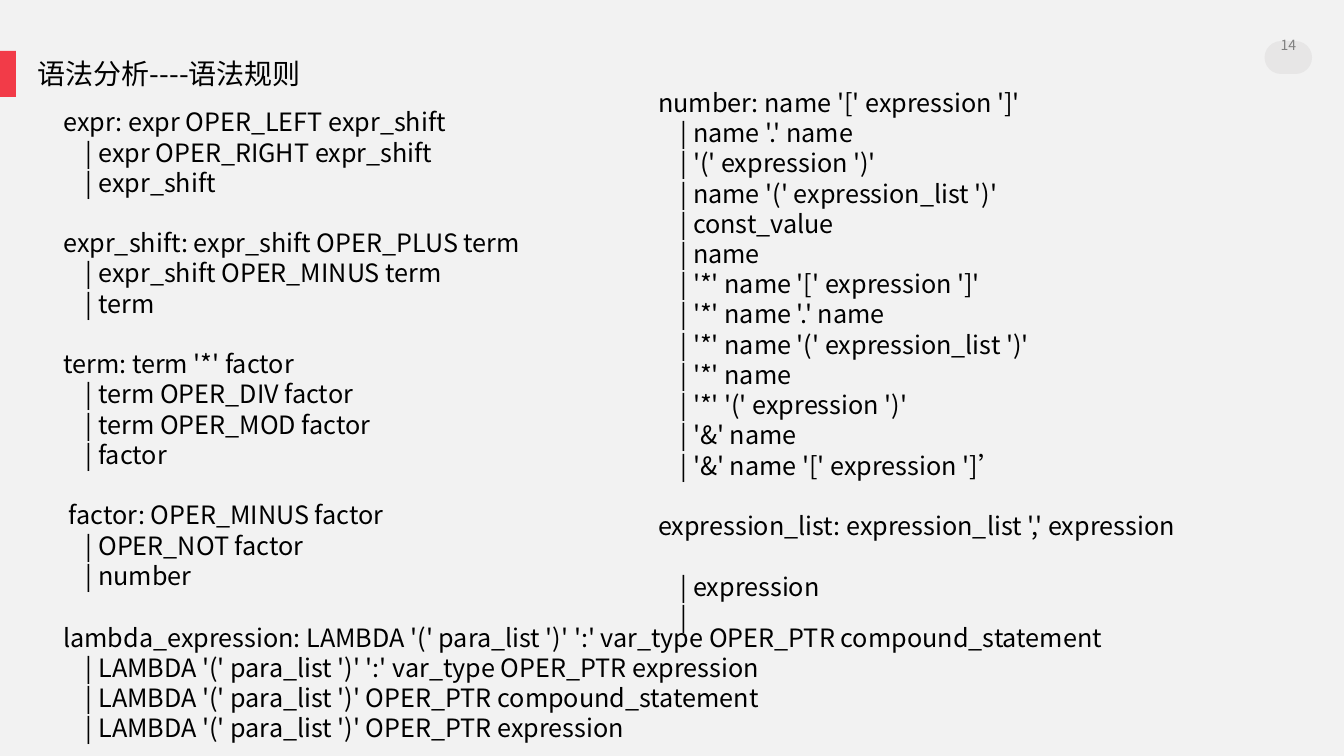
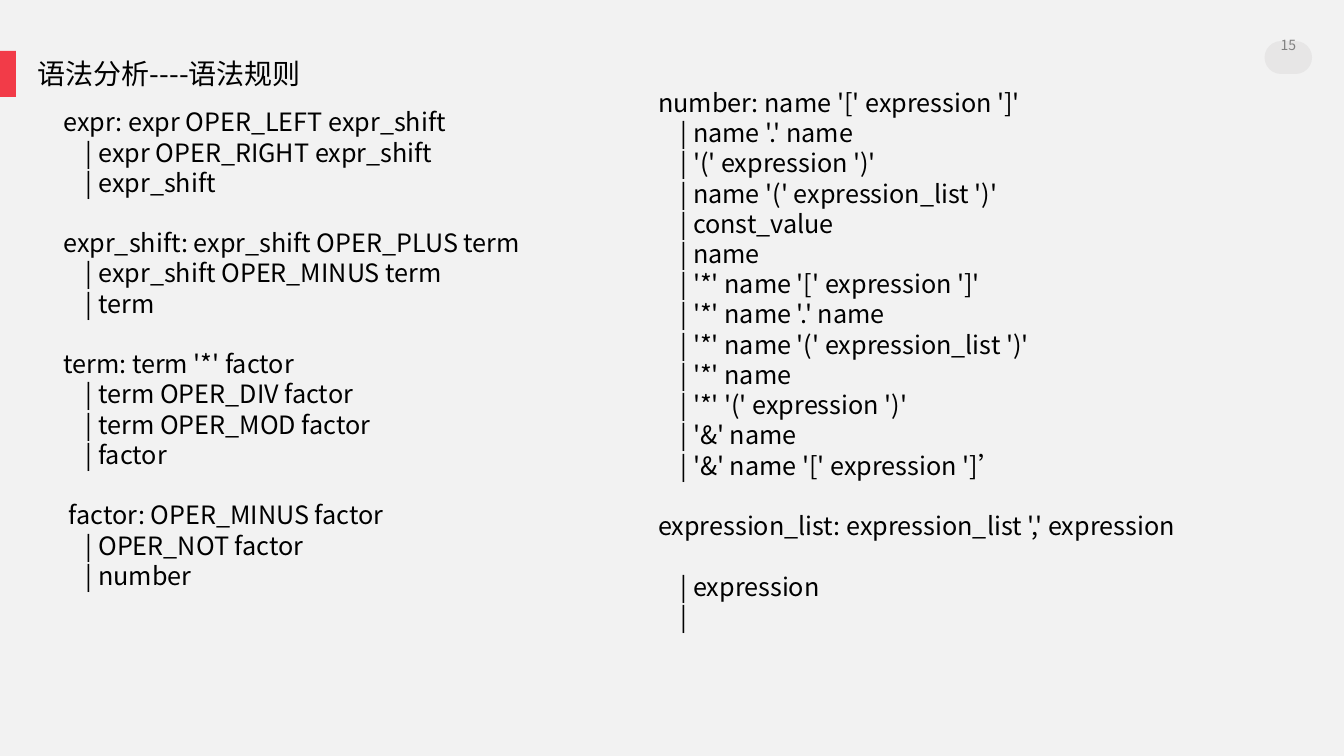
Before and after one commit to Skyminers/SkyCompiler, a slide deck: slide 15 of doc/SkyCompiler.pptx (slide 14 before the commit). Drawn at 1344x756 pixels with LibreOffice and Linux fonts; fonts in the diff are those of the drawing. Boxes give left, top, right and bottom in pixels: in the first picture for what was removed or moved away, otherwise in the second. Text is boxed around its words. In the diff, an @@ line names an element or a change of style, - is before the commit and + after.

Commit message:
[modify] upload final PPT

```diff
--- a/doc/SkyCompiler.pptx
+++ b/doc/SkyCompiler.pptx
@@ page number at [1281, 40, 1297, 50]: text changed @@
-14
+15
@@ text removed at [63, 621, 1102, 743] @@
-lambda_expression: LAMBDA '(' para_list ')' ':' var_type OPER_PTR compound_statement
-| LAMBDA '(' para_list ')' ':' var_type OPER_PTR expression
-| LAMBDA '(' para_list ')' OPER_PTR compound_statement
-| LAMBDA '(' para_list ')' OPER_PTR expression
```
Also in this commit, not shown: 7 other slides changed, 8 slides added.
